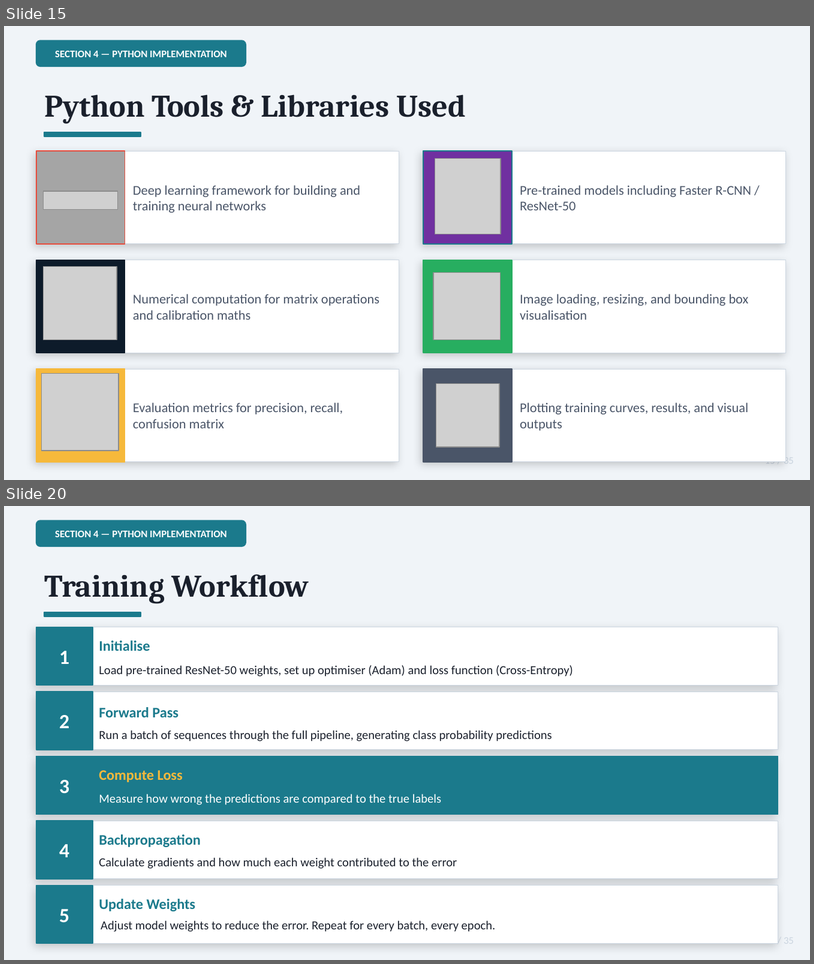
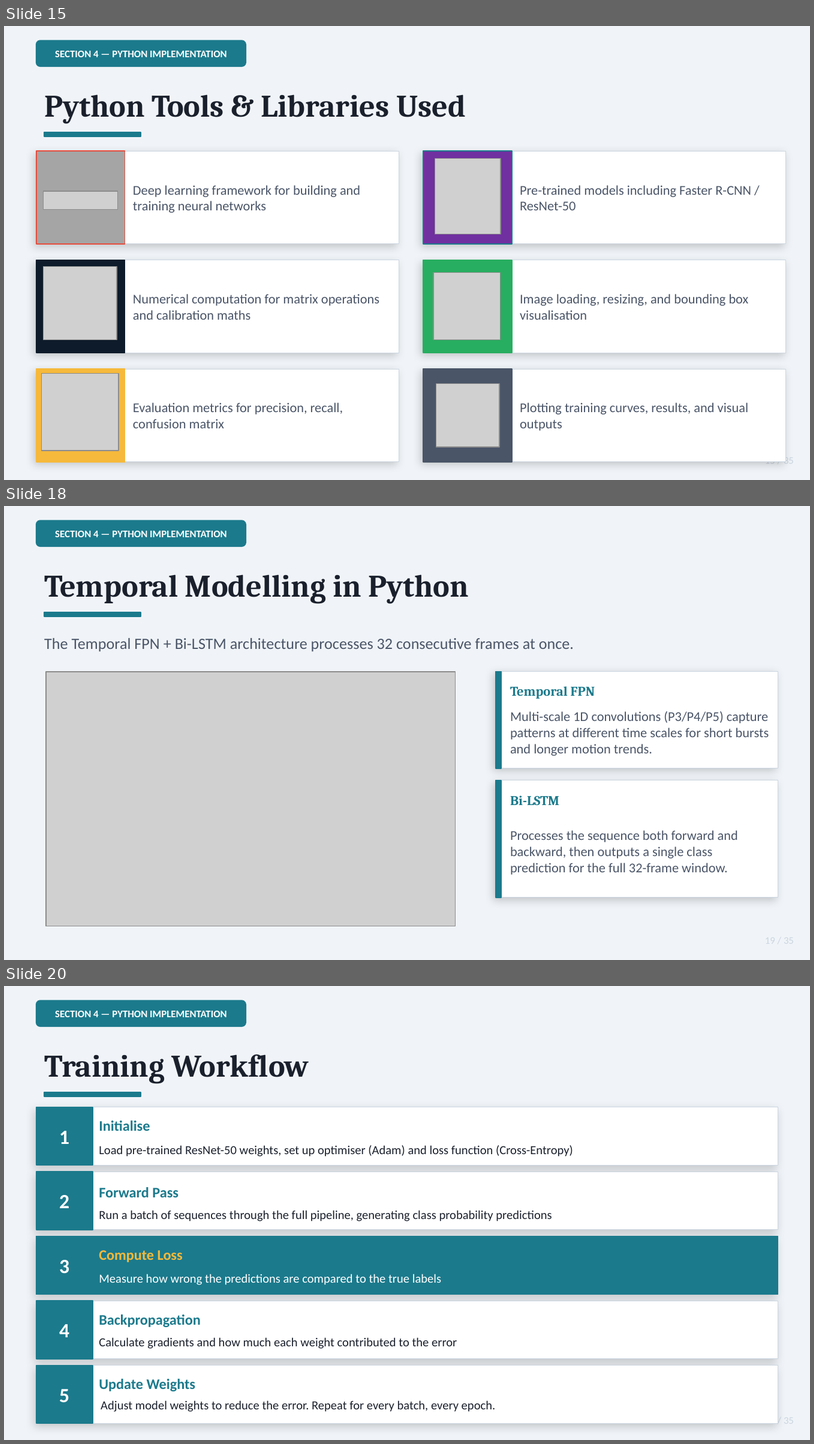
Before and after one commit to KumbiraiShonhiwa/3D-ResNet-With-Temporal-Feature-Stacking-and-LSTM, a slide deck: docs/KITTI_ML_Presentation.pptx. Shown one above the other, each under a label of ours: slides 15 and 20 before the commit, slides 15, 18 and 20 after it; the slides between them are not shown. The pictures are 814x964 and 814x1444 pixels, drawn with LibreOffice and Linux fonts; fonts in the diff are those of the drawing; grey boxes stand for pictures. Boxes give left, top, right and bottom in pixels: in the first picture for what was removed or moved away, otherwise in the second. Text is boxed around its words. In the diff, an @@ line names an element or a change of style, - is before the commit and + after.

```diff
--- a/docs/KITTI_ML_Presentation.pptx
+++ b/docs/KITTI_ML_Presentation.pptx
@@ slide 18 added at [4,506,810,960], background #F0F4F8 @@
@@ rounded rectangle added at [36,520,246,546], fill #1B7A8C, outline #1B7A8C 1 pt @@
@@ text added at [55,531,227,537], 9 pt, text #FFFFFF, bold @@
+SECTION 4 — PYTHON IMPLEMENTATION
@@ text added at [44,574,469,603], 28 pt, text #1A202C, bold @@
+Temporal Modelling in Python
@@ rectangle added at [44,612,141,616], fill #1B7A8C, outline #1B7A8C 1 pt @@
@@ text added at [44,638,574,651], 14 pt, text #4A5568 @@
+The Temporal FPN + Bi-LSTM architecture processes 32 consecutive frames at once.
@@ picture added at [46,672,456,925] @@
@@ rectangle added at [496,672,778,768], fill #FFFFFF, outline #CBD5E0 0.5 pt @@
@@ rectangle added at [496,672,501,768], fill #1B7A8C, outline #1B7A8C 1 pt @@
@@ text added at [510,686,596,699], 12 pt, text #1B7A8C, bold @@
+Temporal FPN
@@ text added at [510,711,770,756], 12 pt, text #4A5568 @@
+Multi-scale 1D convolutions (P3/P4/P5) capture patterns at different time scales for short bursts and longer motion trends.
@@ rectangle added at [496,780,778,897], fill #FFFFFF, outline #CBD5E0 0.5 pt @@
@@ rectangle added at [496,780,501,897], fill #1B7A8C, outline #1B7A8C 1 pt @@
@@ text added at [510,795,560,805], 12 pt, text #1B7A8C, bold @@
+Bi-LSTM
@@ text added at [510,830,738,874], 12 pt, text #4A5568 @@
+Processes the sequence both forward and backward, then outputs a single class prediction for the full 32-frame window.
```
Also in this commit, not shown: 9 slides changed, 3 other slides added, 1 slide removed, 5 other files.
